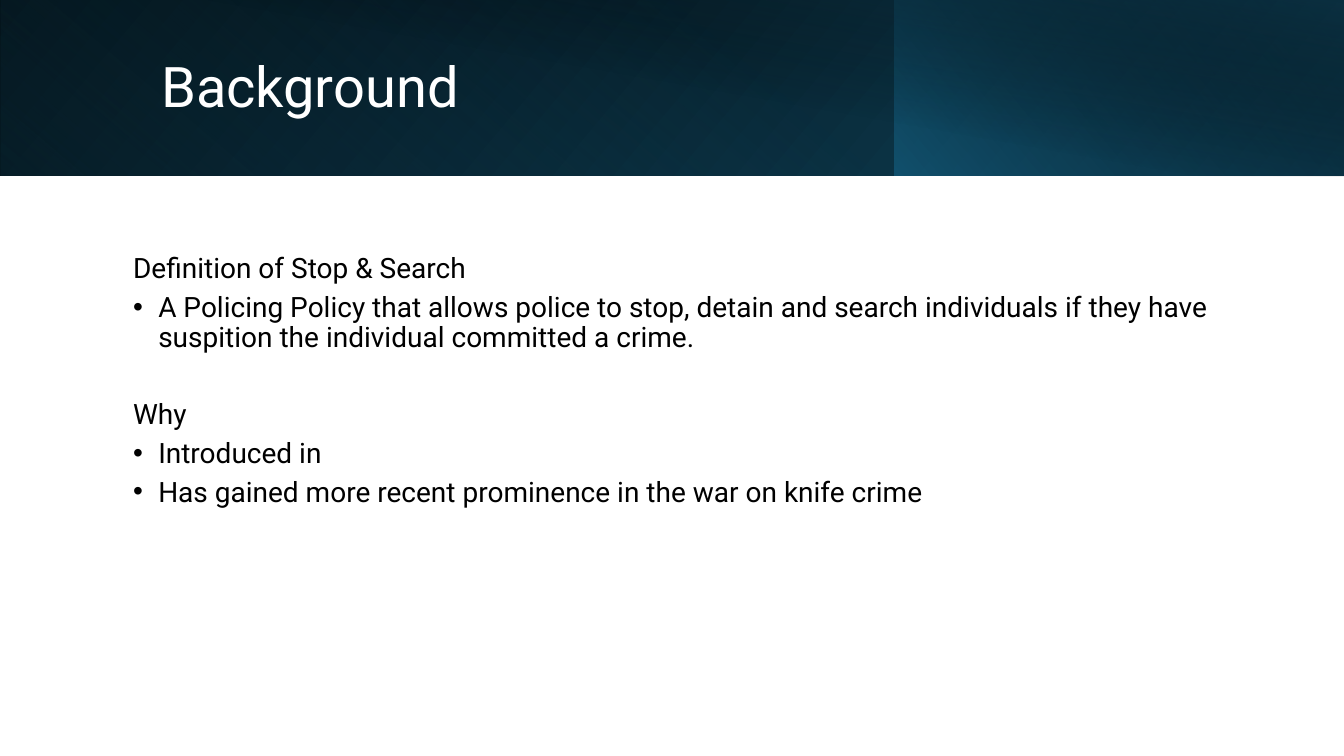
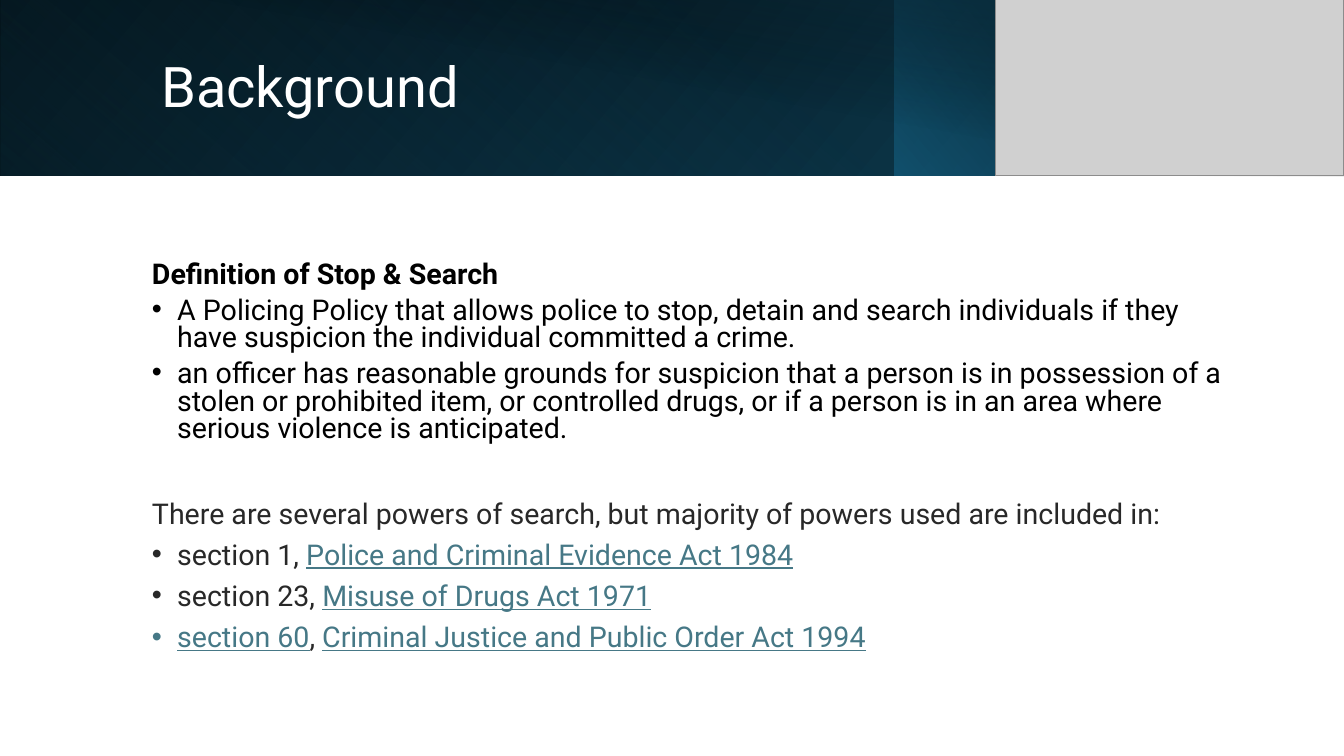
Before and after one commit to KofiBartonByfield/Dissertation, a slide deck: slide 2 of documents/The Price of Policing.pptx. Drawn at 1344x756 pixels with LibreOffice and Linux fonts; fonts in the diff are those of the drawing; grey boxes stand for pictures. Boxes give left, top, right and bottom in pixels: in the first picture for what was removed or moved away, otherwise in the second. Text is boxed around its words. In the diff, an @@ line names an element or a change of style, - is before the commit and + after.

Commit message:
update presentation

```diff
--- a/documents/The Price of Policing.pptx
+++ b/documents/The Price of Policing.pptx
@@ picture added at (995, 0, 1344, 175) @@
@@ text "Definition of Stop & Search": place and size @@
-text "Definition of Stop & Search" at (133, 256, 1207, 508)
+text "Definition of Stop & Search" at (152, 298, 1221, 651)
@@ text "Definition of Stop & Search" at (152, 298, 1221, 651): size 20 to 20.4 pt, bold on in "Definition of Stop & Search"; line spacing 0.9 to 0.8 @@
@@ text at (152, 298, 1221, 651): text changed; size 20 to 20.4 pt @@
-• A Policing Policy that allows police to stop, detain and search individuals if they have suspition the individual committed a crime.
-Why
-• Introduced in
-• Has gained more recent prominence in the war on knife crime
+• A Policing Policy that allows police to stop, detain and search individuals if they have suspicion the individual committed a crime.
+• an officer has reasonable grounds for suspicion that a person is in possession of a stolen or prohibited item, or controlled drugs, or if a person is in an area where serious violence is anticipated.
+There are several powers of search, but majority of powers used are included in:
+• section 1, Police and Criminal Evidence Act 1984
+• section 23, Misuse of Drugs Act 1971
+• section 60, Criminal Justice and Public Order Act 1994
```
Also in this commit, not shown: 6 other slides changed, 2 slides added.
